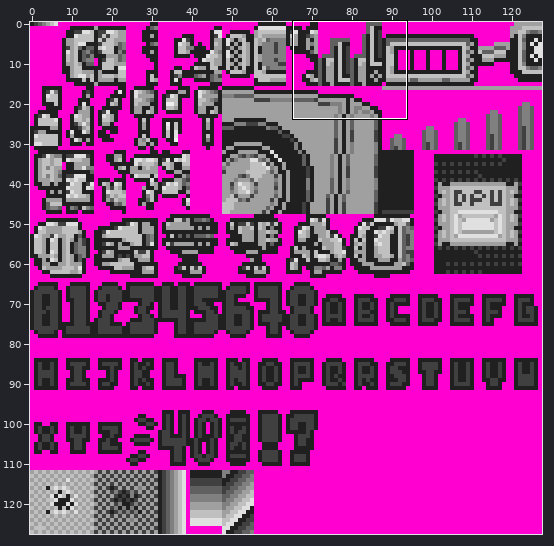
Edited in one commit: sprite sheet (resources/tileset.png). The first picture is a wide view before the edit; the outline marks the close-up.
Close-up. The starting point:
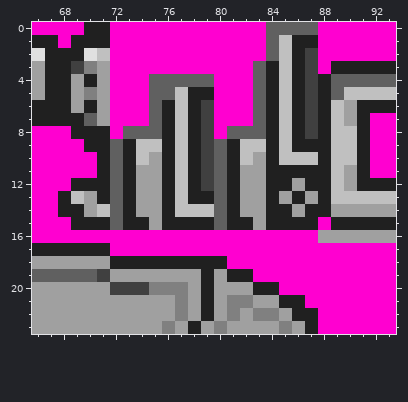
The file is 128x128 pixels. Shown: x 66..93, y 0..23.
The same view after the edit:
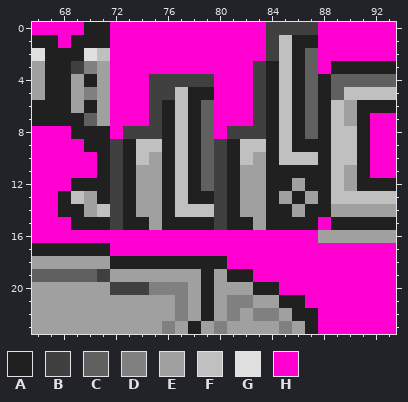
Palette (. is transparent): A #202020  B #404040  C #606060  D #808080  E #a0a0a0  F #c0c0c0  G #e0e0e0  H #ff00d0
From old to new:
y 0: x 84..87 CCCC -> BBBB
y 1: x 84 C -> B
y 2: x 84 C -> B; x 87 B -> C
y 3: x 83 C -> B; x 87 B -> C
y 4: x 75..79 CCCCC -> BBBBB; x 83 C -> B; x 87 B -> C
y 5: x 75..76 CC -> BB; x 83 C -> B; x 87 B -> C
y 6..7: x 75 C -> B; x 79 B -> C; x 83 C -> B; x 87 B -> C
y 8: x 73..75 CCC -> BBB; x 79 B -> C; x 81..83 CCC -> BBB; x 87 B -> C
y 9..12: x 72 C -> B; x 79..80 BC -> CB
y 13..15: x 72 C -> B; x 80 C -> B
